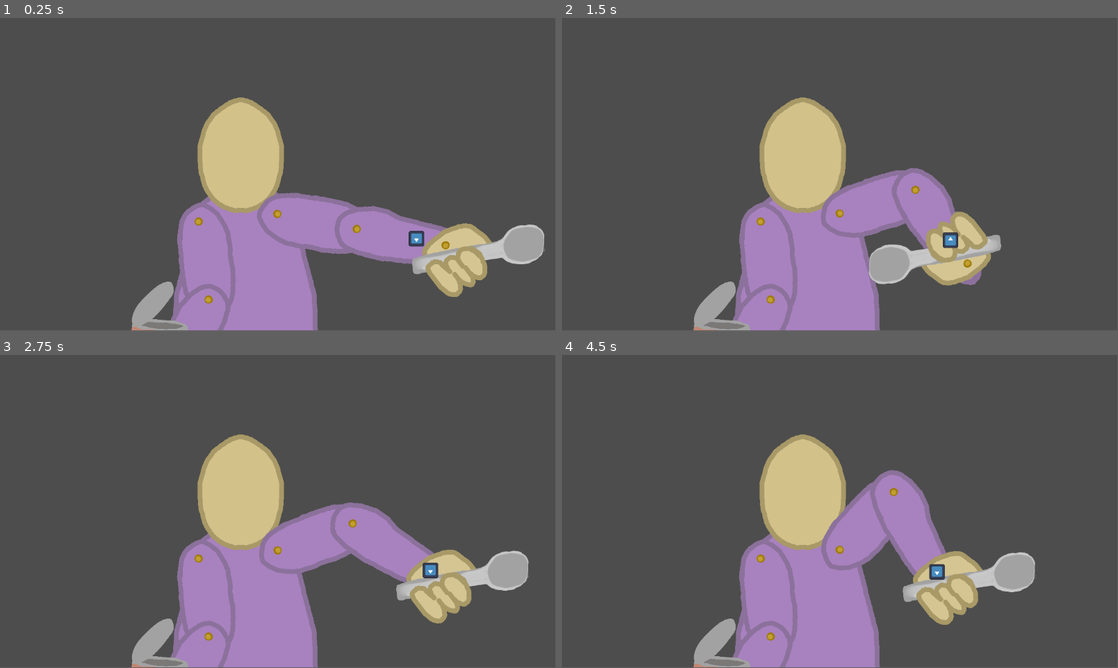
Above: before the commit, frames 1-4 (two rows, left to right).
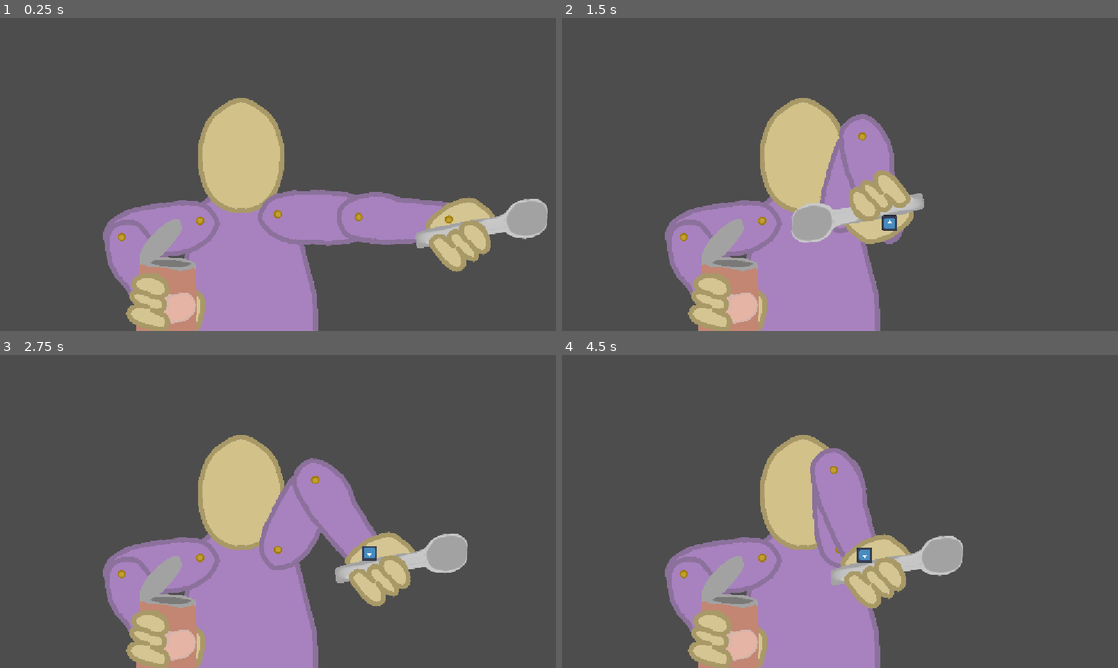
Above: after the commit, the same moments.

Repository: gmbare/project-beans
Game: Godot game, scene res://lib/scenes/bean_eater/bean_eater.tscn
The game is run twice, just before and just after one commit, with the same random seed, the same clock (stepped at 60 frames per second) and the same inputs. The project has no main scene, so this scene is started directly. The engine's default icon, where the game draws it, is replaced by a stand-in: a white triangle on a blue panel in a dark square.
Inputs (mouse positions are in pixels of both pictures, inside the frame that each line leads up to):
- Up to frame 1 (0.25 s): no input
- Up to frame 2 (1.5 s): tap Enter (ui_accept) at 0.5 s; move the mouse to (867, 171) at 0.52 s; hold Enter (ui_accept) 0.53-1.28 s; move the mouse to (812, 174) at 1.27 s; click (812, 174) at 1.35 s
- Up to frame 3 (2.75 s): tap Enter (ui_accept) at 1.52, 1.55, 1.82, 2 s; move the mouse to (289, 505) at 2.02 s; hold Enter (ui_accept) from 2.03 s (still down); right-click (289, 505) at 2.1 s
- Up to frame 4 (4.5 s): move the mouse to (834, 514) at 2.77 s; release Enter (ui_accept) at 2.78 s; tap Enter (ui_accept) at 2.85, 3.02, 3.32, 3.5 s; move the mouse to (878, 514) at 3.52 s; hold Enter (ui_accept) 3.53-4.28 s; click (878, 514) at 3.6 s; move the mouse to (795, 508) at 4.27 s; right-click (795, 508) at 4.35 s
In our replay, the window is 799x449 before the commit and 800x450 after it. These sizes can differ from the game's own. Grey fills any space a smaller window leaves; there, only what the larger window draws over its background counts as a difference.

The runs differ from the first frame. In frame 1, 14% of the frame differs, in the area x 18-99%, y 25-100%; in frame 2, 16%; in frame 3, 16%; in frame 4, 17%, in the area x 18-86%, y 25-100%.

Commit message:
making the beans bounce

Diff:
--- a/common/GameManager.gd
+++ b/common/GameManager.gd
@@ -1 +1,6 @@
 extends Node
+
+var win_size : Vector2
+
+func _ready() -> void:
+	win_size = DisplayServer.window_get_size()
--- /dev/null
+++ b/lib/levels/dev_level.tscn
@@ -0,0 +1,12 @@
+[gd_scene format=3 uid="uid://b0valyfgge0uc"]
+
+[ext_resource type="PackedScene" uid="uid://dc6m7sgxsb8hp" path="res://lib/scenes/bean_eater/bean_eater.tscn" id="1_501tv"]
+[ext_resource type="Script" uid="uid://dptvlp6ci4h13" path="res://lib/scenes/bean/bean_spawner.gd" id="2_a56ti"]
+
+[node name="Node2D" type="Node2D" unique_id=465067770]
+
+[node name="BeanEater" parent="." unique_id=1249512560 instance=ExtResource("1_501tv")]
+
+[node name="BeanSpawner" type="Node2D" parent="." unique_id=386921750]
+script = ExtResource("2_a56ti")
+bean_uid = "uid://bj87r1eu67q4f"
--- a/lib/scenes/bean/bean.tscn
+++ b/lib/scenes/bean/bean.tscn
@@ -8,8 +8,10 @@
 
 [node name="Bean" type="Sprite2D" parent="." unique_id=1396048320]
 position = Vector2(0, 4)
+scale = Vector2(0.25, 0.25)
 texture = ExtResource("1_v3fbl")
 
-[node name="CollisionPolygon2D" type="CollisionPolygon2D" parent="." unique_id=284876944]
+[node name="CollisionPolygon2D" type="CollisionPolygon2D" parent="." unique_id=269751710]
 position = Vector2(0, 4)
+scale = Vector2(0.25, 0.25)
 polygon = PackedVector2Array(-133, -187.1, -133, -185.5, -142.1, -183, -144.7, -183, -160.7, -171, -162.9, -171, -181.9 …(968 unchanged characters)…
--- /dev/null
+++ b/lib/scenes/bean/bean_spawner.gd
@@ -0,0 +1,14 @@
+extends Node2D
+
+@export var bean_uid : String
+var bean_scene : PackedScene
+
+
+func _ready() -> void:
+	bean_scene = load(bean_uid)
+
+func _input(event: InputEvent) -> void:
+	if event.is_action_pressed("ui_accept"):
+		var loaded_scene := bean_scene.instantiate()
+		add_child(loaded_scene)
+		loaded_scene.position = Vector2(randf_range(0,GM.win_size.x), -5)
--- a/lib/scenes/bean_eater/bean_eater.tscn
+++ b/lib/scenes/bean_eater/bean_eater.tscn
@@ -60,21 +60,14 @@
 joint_data/1/constraint_in_localspace = true
 joint_data/1/editor_draw_gizmo = true
 
-[sub_resource type="SkeletonModification2DLookAt" id="SkeletonModification2DLookAt_u21pv"]
-bone_index = 7
-bone2d_node = NodePath("Torso/UpperArmR/LowerArmR/HandR")
-target_nodepath = NodePath("../../../IK Targets/CanTarget")
-additional_rotation = 137.99997
-
 [sub_resource type="SkeletonModificationStack2D" id="SkeletonModificationStack2D_vf30c"]
 enabled = true
-modification_count = 4
+modification_count = 3
 modifications/0 = SubResource("SkeletonModification2DCCDIK_n6o60")
 modifications/1 = SubResource("SkeletonModification2DLookAt_88f2c")
 modifications/2 = SubResource("SkeletonModification2DCCDIK_u21pv")
-modifications/3 = SubResource("SkeletonModification2DLookAt_u21pv")
-
-[node name="Node2D" type="Node2D" unique_id=1249512560]
+
+[node name="BeanEater" type="Node2D" unique_id=1249512560]
 
 [node name="Character" type="Node2D" parent="." unique_id=986810984]
 position = Vector2(375, 342)
@@ -92,9 +85,9 @@
 texture = ExtResource("2_whoyo")
 
 [node name="PdUpperarmL" type="Sprite2D" parent="Character/Body" unique_id=302239752]
-position = Vector2(793.99927, 251.00073)
-rotation = 0.5278822
-scale = Vector2(0.99989986, 0.99989986)
+position = Vector2(794, 251)
+rotation = 1.0158623
+scale = Vector2(0.99991834, 0.99991834)
 texture = ExtResource("3_527i7")
 offset = Vector2(194, -297.99988)
 
@@ -105,9 +98,9 @@
 texture = ExtResource("4_8wi6g")
 
 [node name="PdLowerarmL" type="Sprite2D" parent="Character/Body" unique_id=1993984671]
-position = Vector2(1399.4421, -48.836548)
-rotation = 2.3655558
-scale = Vector2(0.9998065, 0.9998065)
+position = Vector2(1469.3806, 270.02075)
+rotation = 1.6491746
+scale = Vector2(0.9998513, 0.9998513)
 texture = ExtResource("5_jmvpn")
 offset = Vector2(49, -368)
 
@@ -118,9 +111,9 @@
 texture = ExtResource("4_8wi6g")
 
 [node name="PdPalmL" type="Sprite2D" parent="Character/Body" unique_id=1138188916]
-position = Vector2(1956, 464.00024)
-rotation = 2.486807
-scale = Vector2(0.9997408, 0.9997408)
+position = Vector2(2225.9224, 291.3275)
+rotation = 2.48695
+scale = Vector2(0.9998208, 0.9998208)
 texture = ExtResource("6_o81b8")
 offset = Vector2(-29, -125)
 
@@ -140,9 +133,9 @@
 offset = Vector2(13, -259)
 
 [node name="PdUpperarmR" type="Sprite2D" parent="Character/Body" unique_id=341518938]
-position = Vector2(159.00049, 322.0005)
-rotation = -1.1641566
-scale = Vector2(0.99993646, 0.99993646)
+position = Vector2(159, 322)
+rotation = -1.1591123
+scale = Vector2(0.99999577, 0.99999577)
 texture = ExtResource("9_7hdfd")
 offset = Vector2(-180, -276)
 
@@ -154,9 +147,9 @@
 offset = Vector2(2977.9478, 1229.6296)
 
 [node name="PdLowerarmR" type="Sprite2D" parent="Character/Body" unique_id=140790761]
-position = Vector2(-483.2904, 440.62756)
-rotation = 2.563541
-scale = Vector2(0.99993235, 0.99993235)
+position = Vector2(-483.90344, 437.39185)
+rotation = 2.6481566
+scale = Vector2(0.9999972, 0.9999972)
 texture = ExtResource("10_yp0jp")
 offset = Vector2(-9, -427)
 
@@ -168,9 +161,9 @@
 offset = Vector2(2977.9478, 1229.6296)
 
 [node name="PdPalmR" type="Sprite2D" parent="Character/Body" unique_id=1673080151]
-position = Vector2(-36, 1172)
-rotation = -0.03973225
-scale = Vector2(0.9998234, 0.9998234)
+position = Vector2(-100, 1204)
+rotation = -0.037802838
+scale = Vector2(0.999994, 0.999994)
 texture = ExtResource("11_lf704")
 offset = Vector2(46, -123)
 
@@ -204,19 +197,19 @@
 
 [node name="UpperArmL" type="Bone2D" parent="Character/Bones/Skeleton2D/Torso" unique_id=490731978]
 position = Vector2(276, -965)
-rotation = 0.59284604
-scale = Vector2(0.9999174, 0.9999174)
-rest = Transform2D(0.5534984, 0.8327494, -0.8327494, 0.5534984, 276, -965)
+rotation = 1.0158623
+scale = Vector2(0.99991834, 0.99991834)
+rest = Transform2D(0.52684414, 0.84986585, -0.84986585, 0.52684414, 276, -965)
 metadata/_local_pose_override_enabled_ = true
 
 [node name="RemoteTransform2D" type="RemoteTransform2D" parent="Character/Bones/Skeleton2D/Torso/UpperArmL" unique_id=640281070]
 remote_path = NodePath("../../../../../Body/PdUpperarmL")
 
 [node name="LowerArmL" type="Bone2D" parent="Character/Bones/Skeleton2D/Torso/UpperArmL" unique_id=310091431]
-position = Vector2(372.04498, -564.0532)
-rotation = 0.6333124
-scale = Vector2(0.99993443, 0.99993443)
-rest = Transform2D(0.8060186, 0.59177655, -0.59177655, 0.8060186, 372.0445, -564.0533)
+position = Vector2(372.04614, -564.05396)
+rotation = 0.63331217
+scale = Vector2(0.99993294, 0.99993294)
+rest = Transform2D(0.8060177, 0.59177816, -0.59177816, 0.8060177, 372.04614, -564.05396)
 metadata/_local_pose_override_enabled_ = true
 
 [node name="RemoteTransform2D" type="RemoteTransform2D" parent="Character/Bones/Skeleton2D/Torso/UpperArmL/LowerArmL" unique_id=2117346369]
@@ -224,9 +217,9 @@
 
 [node name="HandL" type="Bone2D" parent="Character/Bones/Skeleton2D/Torso/UpperArmL/LowerArmL" unique_id=1219539042]
 position = Vector2(-38, -756)
-rotation = -1.9994886
-scale = Vector2(0.999972, 0.999972)
-rest = Transform2D(-0.48103058, -0.87666976, 0.87666976, -0.48103058, -38, -756)
+rotation = 0.8377753
+scale = Vector2(0.9999695, 0.9999695)
+rest = Transform2D(0.66909736, 0.7431337, -0.7431337, 0.66909736, -38, -756)
 metadata/_local_pose_override_enabled_ = true
 
 [node name="RemoteTransform2D" type="RemoteTransform2D" parent="Character/Bones/Skeleton2D/Torso/UpperArmL/LowerArmL/HandL" unique_id=786524758]
@@ -238,18 +231,19 @@
 
 [node name="UpperArmR" type="Bone2D" parent="Character/Bones/Skeleton2D/Torso" unique_id=1230209751]
 position = Vector2(-359, -894)
-rotation = -1.2404748
-rest = Transform2D(0.54247576, -0.8400672, 0.8400672, 0.54247576, -359, -894)
+rotation = -1.159112
+scale = Vector2(0.99999577, 0.99999577)
+rest = Transform2D(0.40015182, -0.91644424, 0.91644424, 0.40015182, -359, -894)
 metadata/_local_pose_override_enabled_ = true
 
 [node name="RemoteTransform2D" type="RemoteTransform2D" parent="Character/Bones/Skeleton2D/Torso/UpperArmR" unique_id=1353578672]
 remote_path = NodePath("../../../../../Body/PdUpperarmR")
 
 [node name="LowerArmR" type="Bone2D" parent="Character/Bones/Skeleton2D/Torso/UpperArmR" unique_id=448504719]
-position = Vector2(-363.0066, -543.0112)
-rotation = 1.0823383
-scale = Vector2(1.0000002, 1.0000002)
-rest = Transform2D(0.8147858, -0.5797663, 0.5797663, 0.8147858, -363.00238, -543.00305)
+position = Vector2(-363.0119, -543.0154)
+rotation = -2.4759164
+scale = Vector2(1.0000014, 1.0000014)
+rest = Transform2D(-0.78650045, -0.61759204, 0.61759204, -0.78650045, -363.0119, -543.0154)
 metadata/_local_pose_override_enabled_ = true
 
 [node name="RemoteTransform2D" type="RemoteTransform2D" parent="Character/Bones/Skeleton2D/Torso/UpperArmR/LowerArmR" unique_id=61694982]
@@ -257,9 +251,9 @@
 
 [node name="HandR" type="Bone2D" parent="Character/Bones/Skeleton2D/Torso/UpperArmR/LowerArmR" unique_id=130677462]
 position = Vector2(25, -857)
-rotation = 1.1453737
-rest = Transform2D(-0.07968951, 0.9968022, -0.9968022, -0.07968951, 25, -857)
-metadata/_local_pose_override_enabled_ = true
+rotation = -2.6859593
+scale = Vector2(0.9999968, 0.9999968)
+rest = Transform2D(-0.8979797, -0.44002962, 0.44002962, -0.8979797, 25, -857)
 
 [node name="RemoteTransform2D" type="RemoteTransform2D" parent="Character/Bones/Skeleton2D/Torso/UpperArmR/LowerArmR/HandR" unique_id=1792656887]
 remote_path = NodePath("../../../../../../../Body/PdPalmR")
@@ -267,7 +261,7 @@
 [node name="IK Targets" type="Node2D" parent="." unique_id=679822911]
 
 [node name="HandL Target" type="Node2D" parent="IK Targets" unique_id=326846079]
-position = Vector2(864, 458)
+position = Vector2(1186, 422)
 rotation = 3.1415927
 script = ExtResource("14_whoyo")
 
@@ -279,7 +273,4 @@
 texture = ExtResource("15_527i7")
 
 [node name="HandR Target" type="Node2D" parent="IK Targets" unique_id=1264930240]
-position = Vector2(366, 635)
-
-[node name="CanTarget" type="Node2D" parent="IK Targets" unique_id=413386784]
-position = Vector2(2188, -6003)
+position = Vector2(350, 643)
--- a/lib/scenes/bean_eater/spoon_hand.gd
+++ b/lib/scenes/bean_eater/spoon_hand.gd
@@ -10,21 +10,16 @@
 
 var tween : Tween
 
-var win_size : Vector2
-var win_bounds : Vector2
 
 func _ready() -> void:
 	Input.mouse_mode = Input.MOUSE_MODE_CAPTURED
-	win_size = DisplayServer.window_get_size()
-	win_bounds.x = float(win_size.x / 2)
-	win_bounds.y = float(win_size.y / 2)
 
 func _input(event: InputEvent) -> void:
 	if event is InputEventMouseMotion and Input.mouse_mode == Input.MOUSE_MODE_CAPTURED:
 		position.x += event.relative.x
 		position.y += event.relative.y
-		position.x = clampf(position.x, 0 ,win_size.x)
-		position.y = clampf(position.y, 0 ,win_size.y)
+		position.x = clampf(position.x, 0 ,GM.win_size.x)
+		position.y = clampf(position.y, 0 ,GM.win_size.y)
 		print(position)
 	if event.is_action('left'):
 		if curr_orientation == orient.right:
--- a/lib/scenes/spoon/spoon.tscn
+++ b/lib/scenes/spoon/spoon.tscn
@@ -4,7 +4,7 @@
 
 [sub_resource type="CapsuleShape2D" id="CapsuleShape2D_rrmcp"]
 radius = 194.38184
-height = 388.76367
+height = 1127.7133
 
 [node name="Spoon" type="Sprite2D" unique_id=646941669]
 rotation = 0.7400195
@@ -14,10 +14,11 @@
 [node name="SpoonCup" type="Node2D" parent="." unique_id=1704145051]
 position = Vector2(-340.18106, 87.188576)
 
-[node name="Area2D" type="Area2D" parent="." unique_id=260858195]
+[node name="StaticBody2D" type="StaticBody2D" parent="." unique_id=457187118]
 collision_layer = 128
 collision_mask = 128
 
-[node name="CollisionShape2D" type="CollisionShape2D" parent="Area2D" unique_id=2092686339]
-position = Vector2(-339.9886, 82.950294)
+[node name="CollisionShape2D" type="CollisionShape2D" parent="StaticBody2D" unique_id=2092686339]
+position = Vector2(16.053558, -10.596382)
+rotation = -1.8387969
 shape = SubResource("CapsuleShape2D_rrmcp")
--- a/project.godot
+++ b/project.godot
@@ -13,6 +13,14 @@
 config/name="project-beans"
 config/features=PackedStringArray("4.6", "Forward Plus")
 config/icon="res://icon.svg"
+
+[autoload]
+
+GM="*uid://d2wvc64rfgjwf"
+
+[display]
+
+window/stretch/mode="canvas_items"
 
 [input]
 
Not shown, added: lib/scenes/bean/bean_spawner.gd.uid
